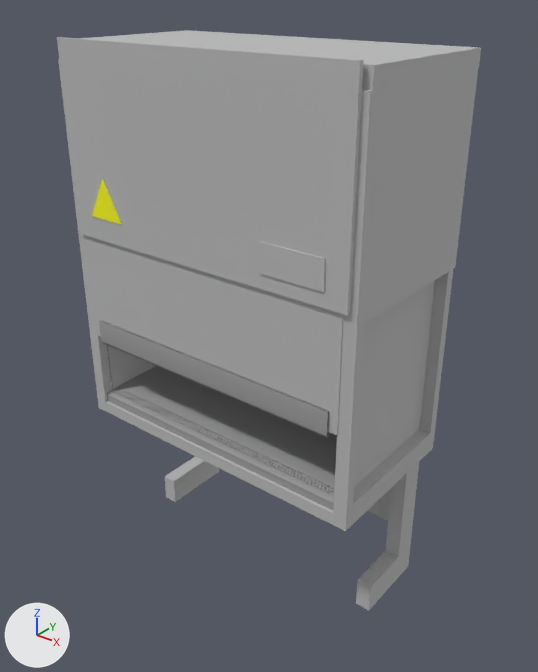
The FBX model Assets/Models/laminar_flow_hood/laminar_flow_hood.fbx, before and after one commit.
Both versions are drawn from a 50 mm camera at (1.71, -2.07, 2.38) aimed at (0.04, 0.02, 1.08). The lights are fixed; the arrows at lower left show +X, +Y and +Z. Where no turn or scale is listed for an object, it has been applied to the vertices.

Objects in the first picture: 'laminar_flow_hood'.
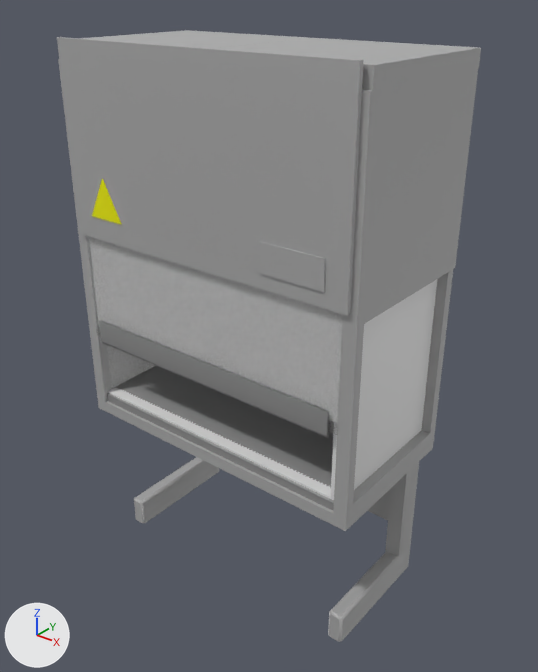
Pixel boxes [x1, y1, x2, y2] of what changed, in the pictures (538 x 672 px):
'laminar_flow_hood', surface changed, reshaped
    before: [57, 30, 481, 610]
    after: [57, 30, 481, 642]
'Cube.005', added
    after: [108, 279, 437, 635]
part 1 of me_mesh, built on
    before: [108, 281, 435, 610]
    after: [107, 345, 419, 642]

What the commit changed:
In material 'blinn_lfh_frame' (mat_blinn_lfh_frame), metallic goes from 0.0 to 0.5.
In material 'blinn_lfh_glass' (mat_blinn_lfh_glass), alpha goes from 1.0 to 0.15.
In material 'blinn_lfh_glass' (mat_blinn_lfh_glass), metallic goes from 0.0 to 0.5.
In material 'blinn_lfh_metal' (mat_blinn_lfh_metal), metallic goes from 0.0 to 0.5.
me_mesh is used by ob_laminar_flow_hood; location (0.0, 0.0, 0.0).
me_mesh had 5486 vertices, 3422 faces and spanned x -0.65..0.65, y -0.35..0.33, z 0.0..2.18.
me_mesh now has 5511 vertices, 3440 faces and spans x -0.65..0.65, y -0.35..0.33, z 0.0..2.18.
Part 1, on me_mesh:
13 vertices are removed from x -0.6..0.6, y -0.28..0.31, z 0.0..1.46.
35 faces are deleted.
10 vertices move from x -0.6..0.6, y -0.28..0.31, z 0.0..1.46 to x -0.6..0.6, y -0.3..0.31, z 0.0..1.46.
30 vertices are added at x -0.6..0.6, y -0.3..0.3, z 0.0..1.46.
8 new vertices lie (0.0, 0.0, 0.12) away from vertices in x -0.6..0.6, y -0.02..0.21, z 0.0..0.13.
38 new faces join them, mat_blinn_lfh_frame (grey #bcbcbc).
11 new faces join them, mat_blinn_lfh_glass (grey #bcbcbc).
4 new faces join them, mat_blinn_lfh_metal (grey #9c9c9c).
Mesh me_cube_006 is new.
It has 96 vertices, 80 faces and spans x -0.65..0.61, y -0.32..0.31, z 0.0..2.17.
Object 'Cube.005' (ob_cube_005) is new; it shows me_cube_006.
Its location is (0.0, 0.0, 0.0).
